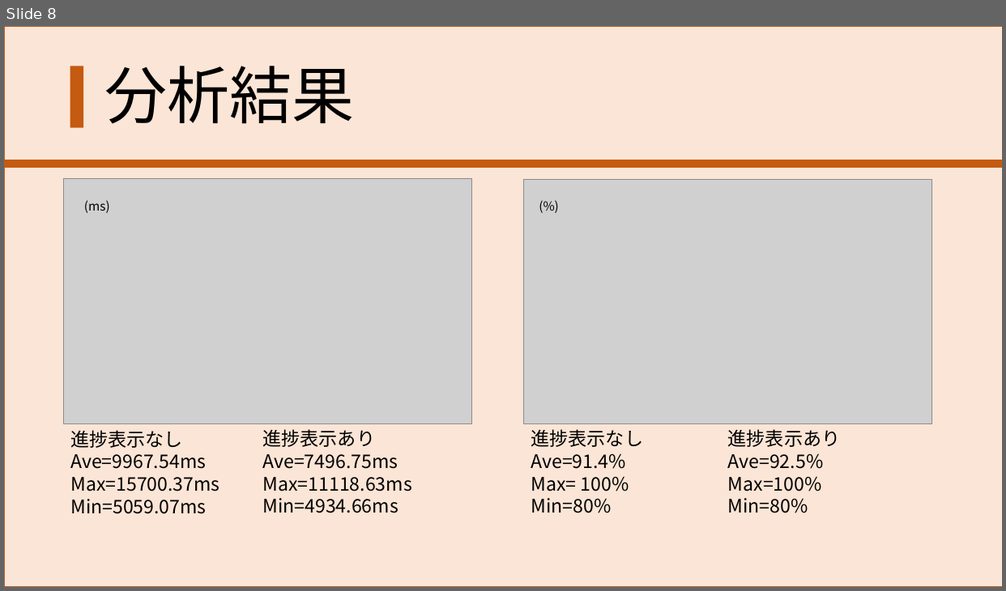
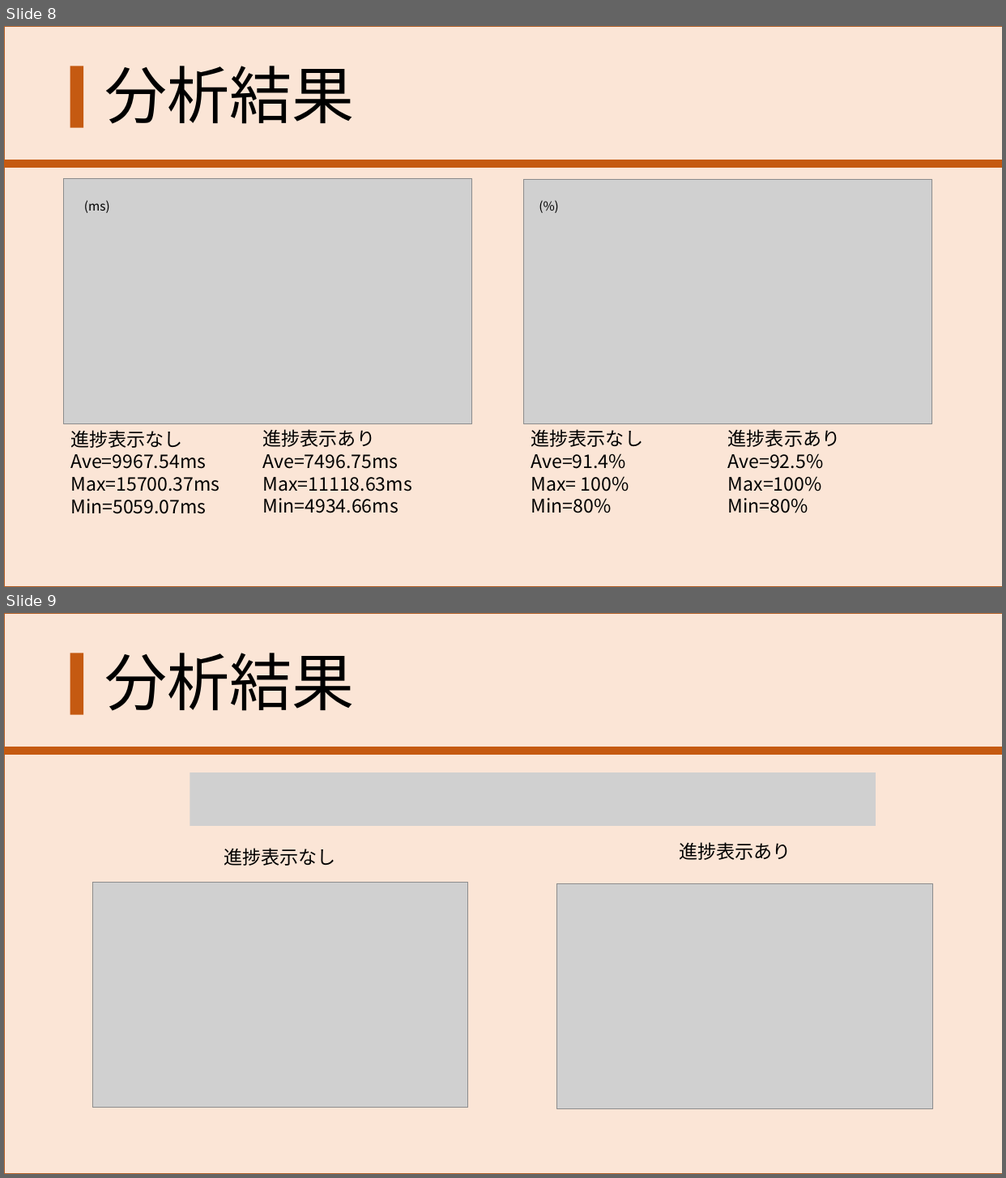
Before and after one commit to Shuhei-pp/graduation_thesis, a slide deck: 発表_p/20221212_発表.pptx. Shown one above the other, each under a label of ours: slide 8 before the commit, slides 8 and 9 after it. The pictures are 1006x591 and 1006x1178 pixels, drawn with LibreOffice and Linux fonts; fonts in the diff are those of the drawing; grey boxes stand for pictures. Boxes give left, top, right and bottom in pixels: in the first picture for what was removed or moved away, otherwise in the second. Text is boxed around its words. In the diff, an @@ line names an element or a change of style, - is before the commit and + after.

```diff
--- a/発表_p/20221212_発表.pptx
+++ b/発表_p/20221212_発表.pptx
@@ slide 9 added at box(4, 613, 1002, 1174), background #FFFFFF @@
@@ rectangle added at box(4, 613, 1002, 1174), fill #FBE5D6, outline #AF5C24 1 pt @@
@@ rectangle added at box(70, 653, 83, 716), fill #C55A11 @@
@@ text added at box(104, 653, 354, 711), 60 pt, text #000000 @@
+分析結果
@@ rectangle added at box(4, 747, 1002, 756), fill #C55A11 @@
@@ picture added at box(189, 773, 876, 825) @@
@@ text added at box(224, 848, 336, 866), 18 pt, text #000000 @@
+進捗表示なし
@@ text added at box(679, 842, 791, 860), 18 pt, text #000000 @@
+進捗表示あり
@@ picture added at box(93, 883, 468, 1108) @@
@@ picture added at box(557, 884, 932, 1110) @@
```
Also in this commit, not shown: 2 slides changed, 1 other file.
